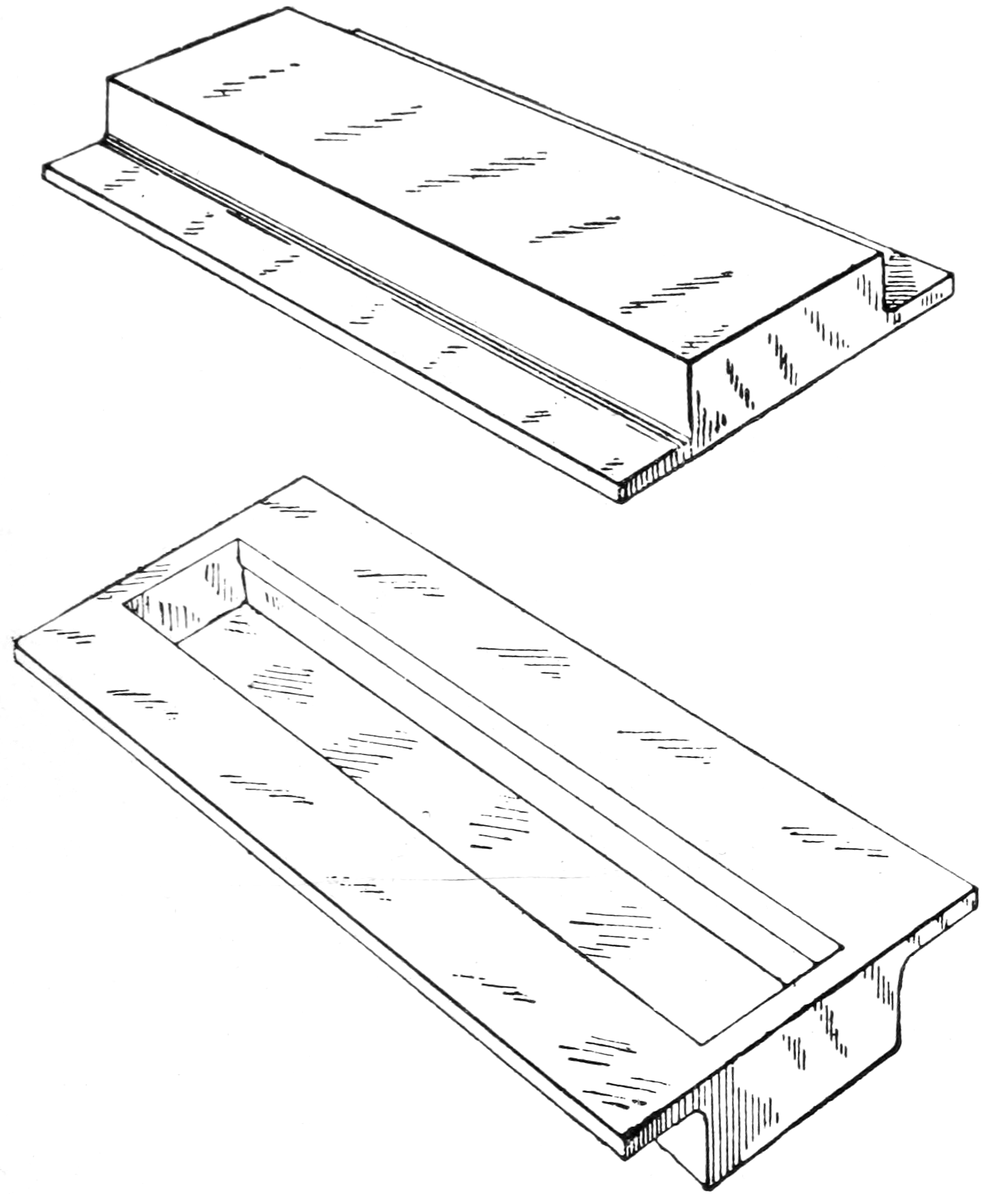
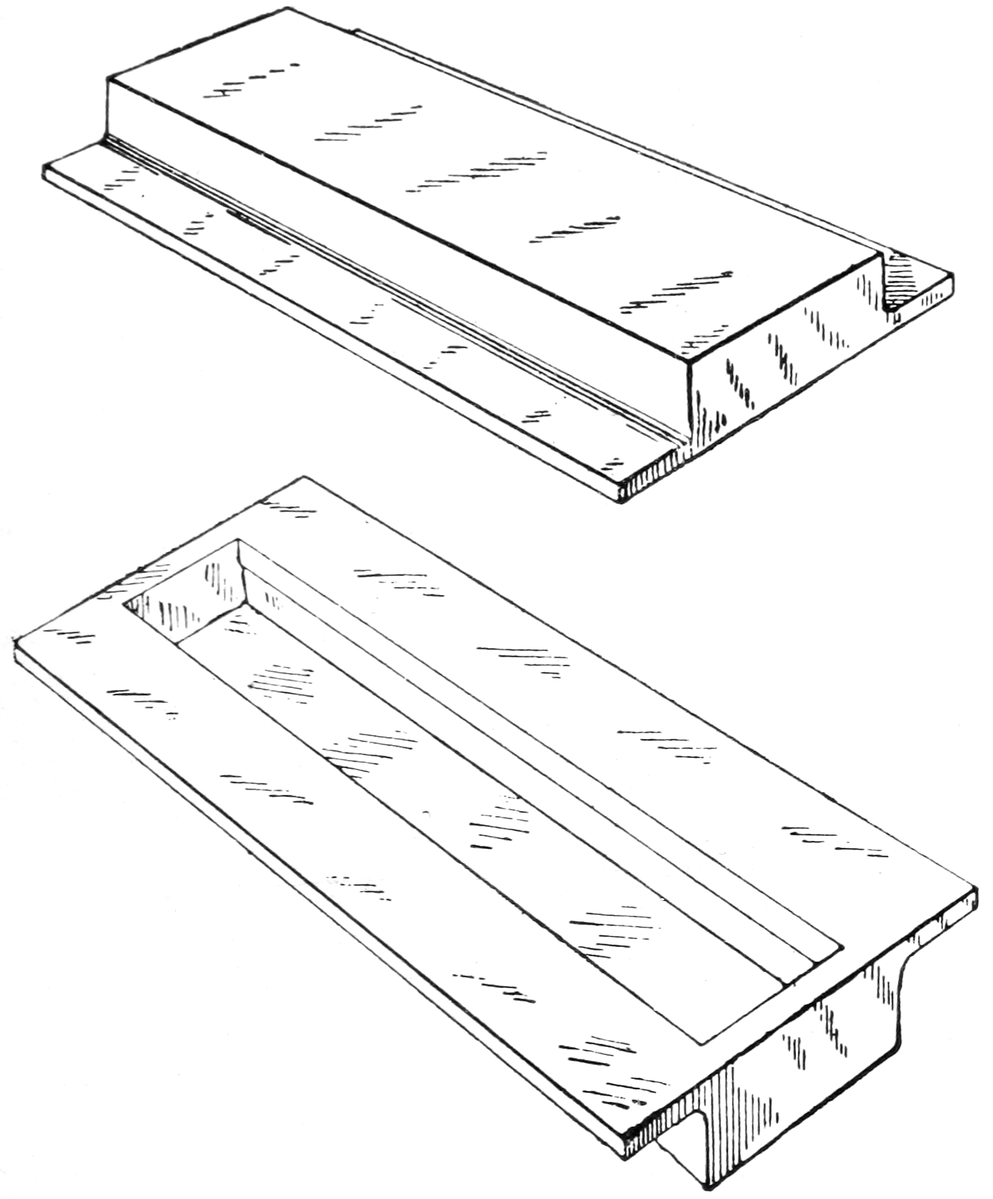
Layer changes from the first (993, 1199) image to the second:
painted on "touched up" over [368, 834, 613, 893]
